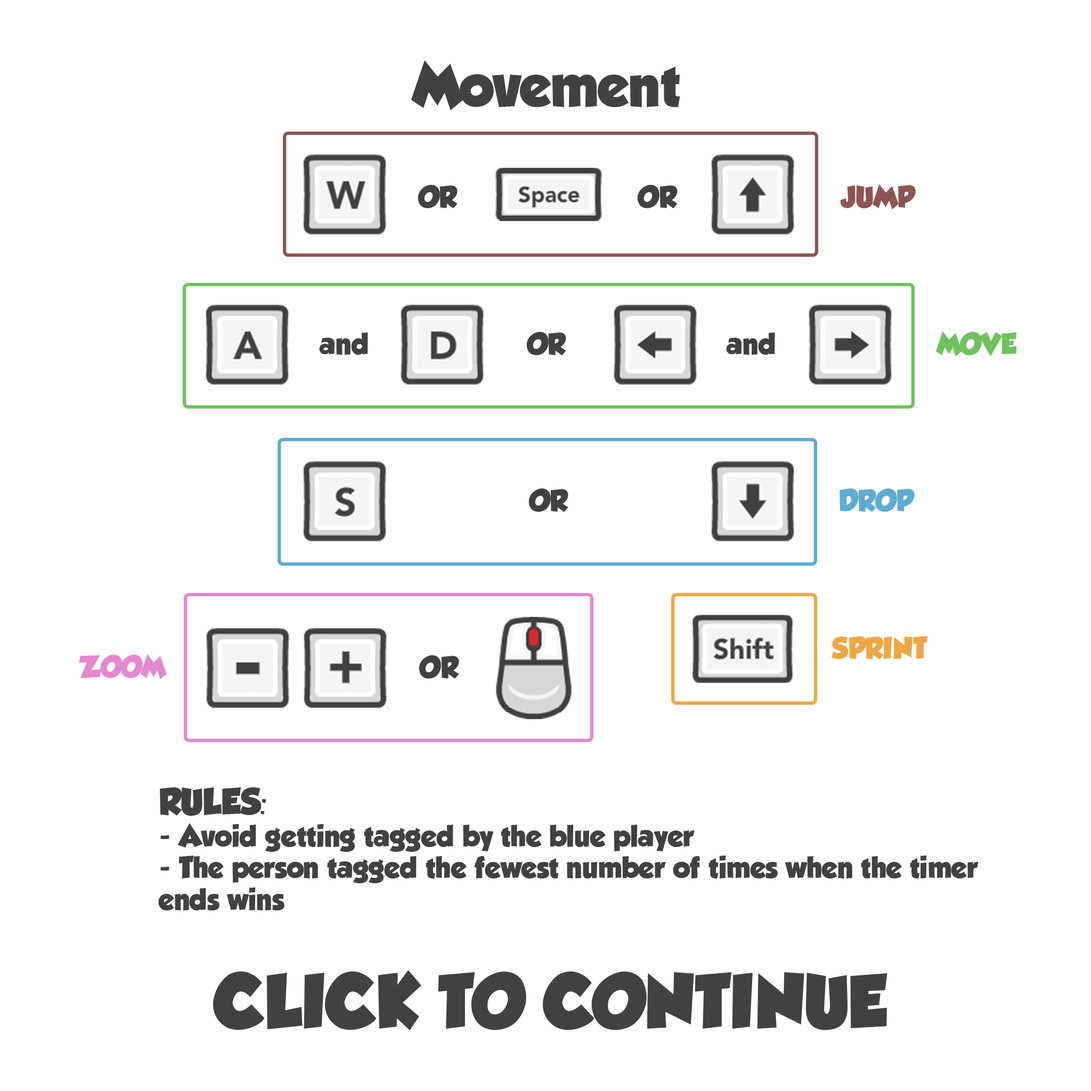
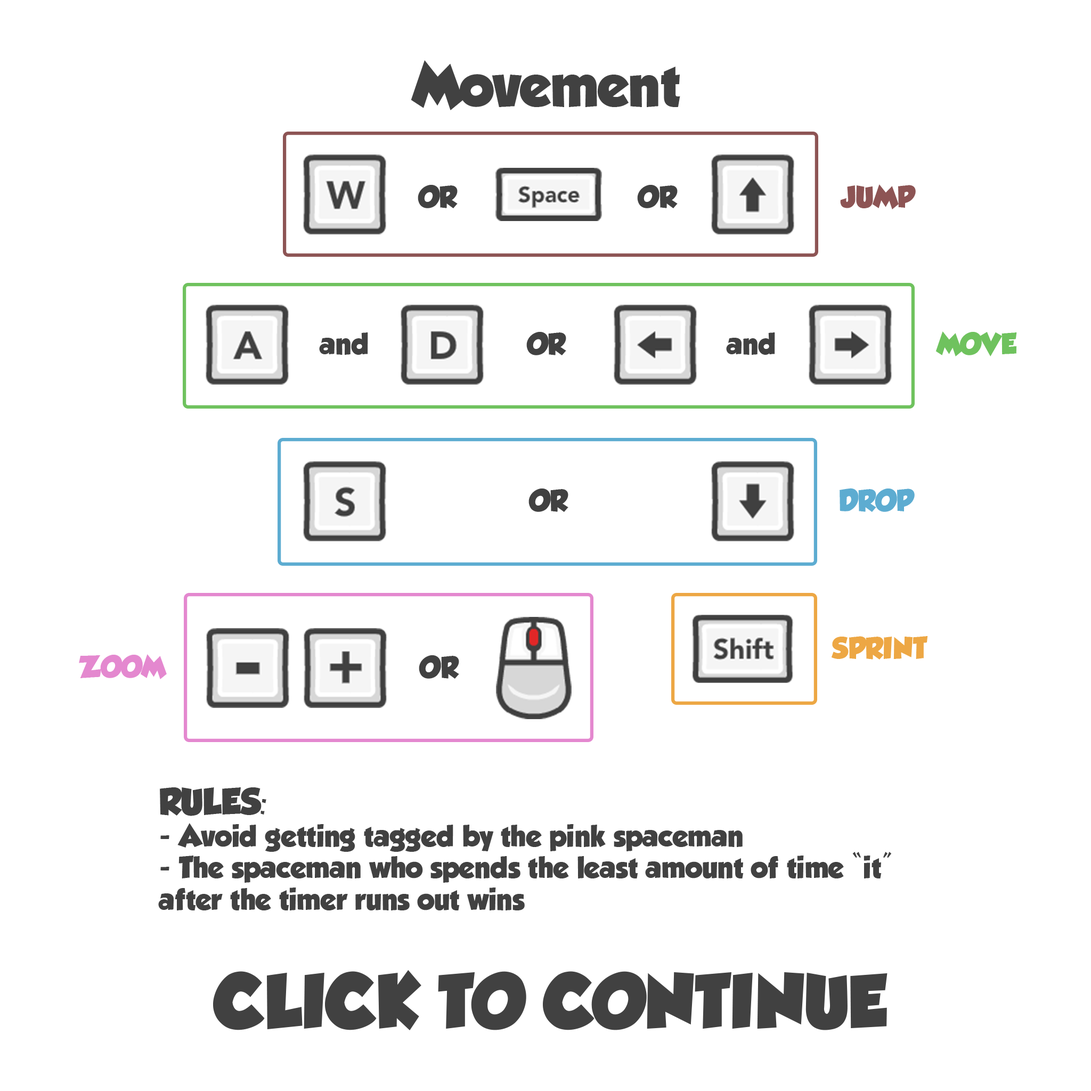
Two versions of the same layered image (1091 × 1091). Layer-by-layer changes:
renamed "RULES: - Avoid getting tagged by the blue player - The person t" to "RULES: - Avoid getting tagged by the pink spaceman - The spacem", painted on it over <box>158,824,980,911</box>
